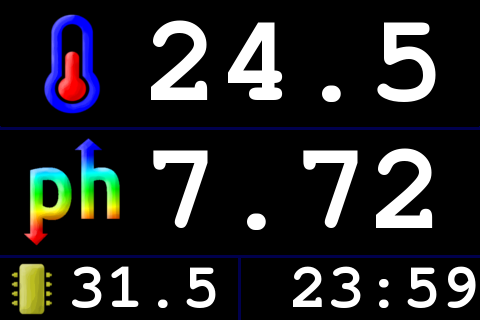
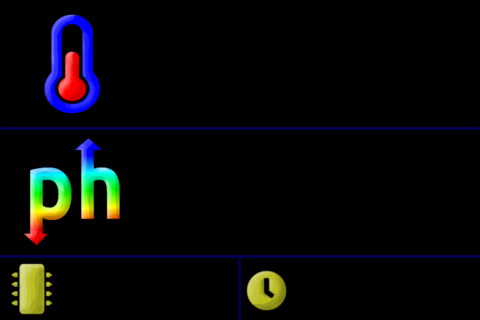
Layer changes from the first (480, 320) image to the second:
hid "31.5" over [72, 266, 216, 308]
painted on "labels" over [246, 270, 287, 311]
hid "23:59" over [293, 266, 476, 308]
hid "7.72" over [153, 148, 433, 230]
hid "24.5" over [151, 20, 436, 102]
